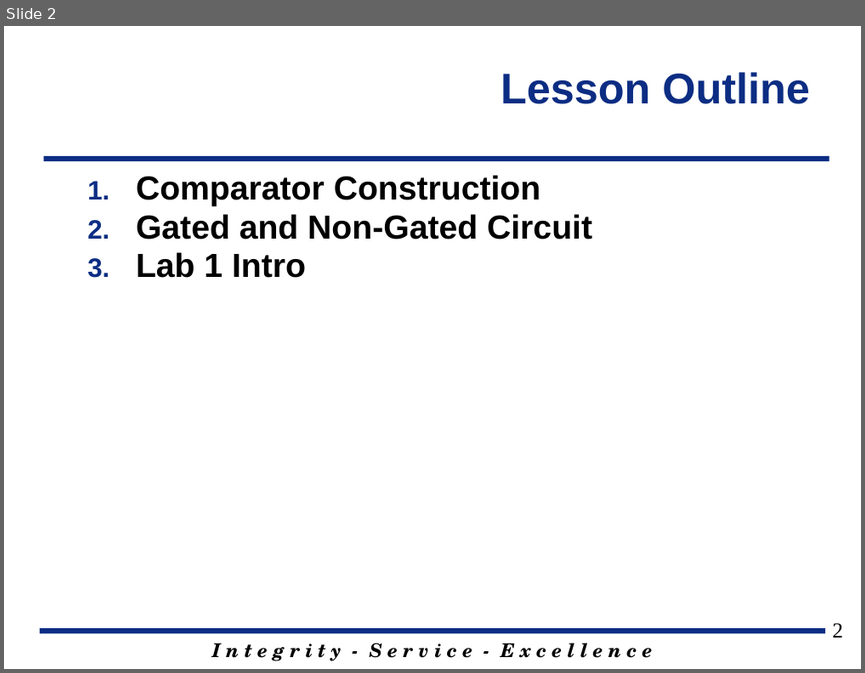
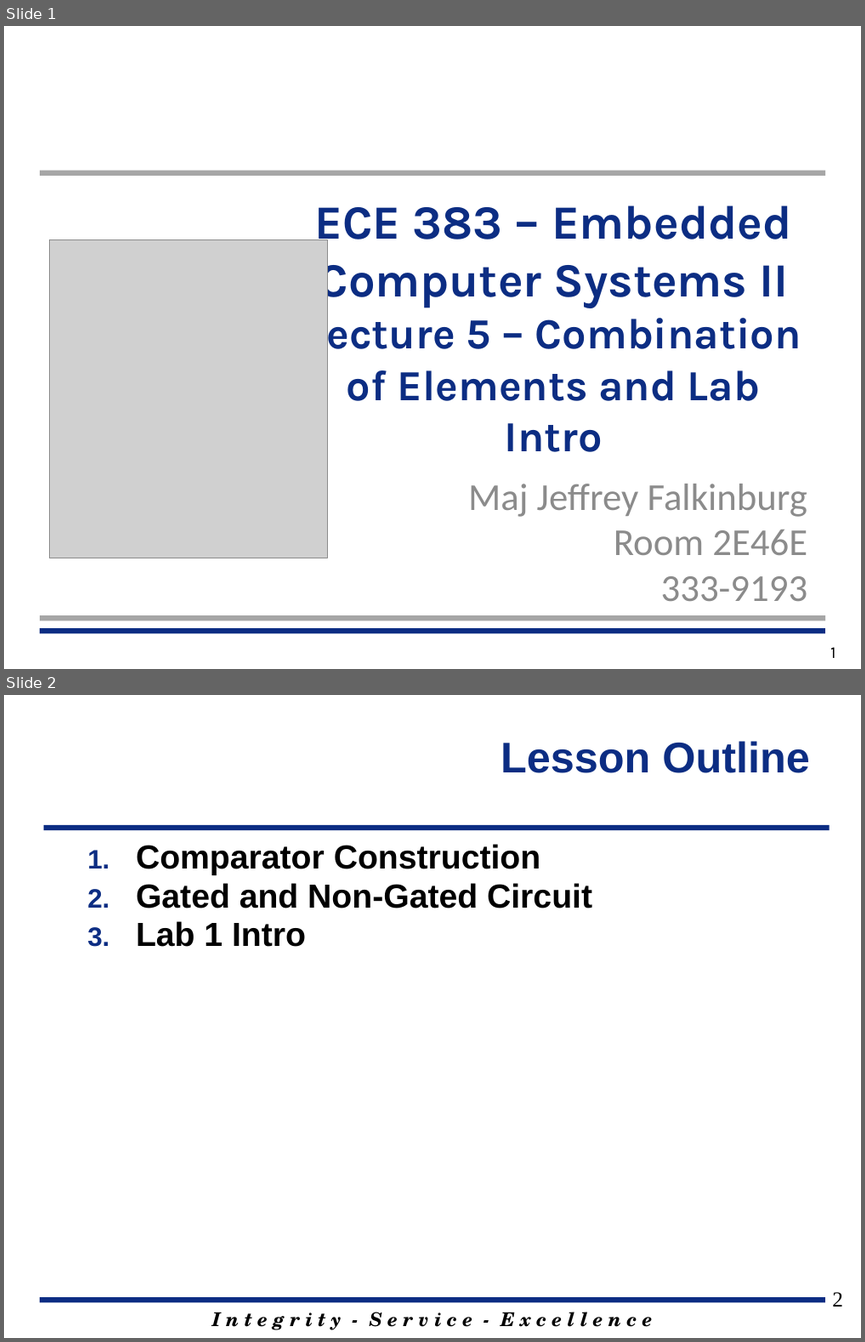
Before and after one commit to jfalkinburg/ECE383_web, a slide deck: lecture/slides/ECE_383_Lec5.pptx. Shown one above the other, each under a label of ours: slide 2 before the commit, slides 1 and 2 after it. The pictures are 865x673 and 865x1342 pixels, drawn with LibreOffice and Linux fonts; fonts in the diff are those of the drawing; grey boxes stand for pictures; background and template pictures are left out. Boxes give left, top, right and bottom in pixels: in the first picture for what was removed or moved away, otherwise in the second. Text is boxed around its words. In the diff, an @@ line names an element or a change of style, - is before the commit and + after.

Commit message:
Updating Lecture 5 slide and Lab 1 introductions.  Also adding modifying Lab 1 code and adding new images to Lab 1 for new Neyxys Video board.  Additionally changing the reset input to reset_n on all code.

```diff
--- a/lecture/slides/ECE_383_Lec5.pptx
+++ b/lecture/slides/ECE_383_Lec5.pptx
@@ slide 1 added at (4, 26, 861, 669), background #FFFFFF @@
@@ line added from (40, 172) to (825, 172), #A6A6A6 4.5 pt @@
@@ text added at (306, 205, 801, 452), 36 pt, text #0C2D83, bold @@
+ECE 383 – Embedded Computer Systems II
+Lecture 5 – Combination of Elements and Lab Intro
@@ picture added at (49, 240, 328, 558) @@
@@ subtitle added at (468, 483, 808, 601), 32 pt, text #8C8C8C @@
+Maj Jeffrey Falkinburg
+Room 2E46E
+333-9193
@@ line added from (40, 631) to (825, 631), #0C2D83 4.5 pt @@
@@ line added from (40, 618) to (825, 618), #A6A6A6 4.5 pt @@
@@ page number added at (830, 646, 835, 658), 14 pt, text #000000 @@
+1
```
Also in this commit, not shown: 6 slides changed, 20 other slides added, 1 slide removed, 9 other files.
